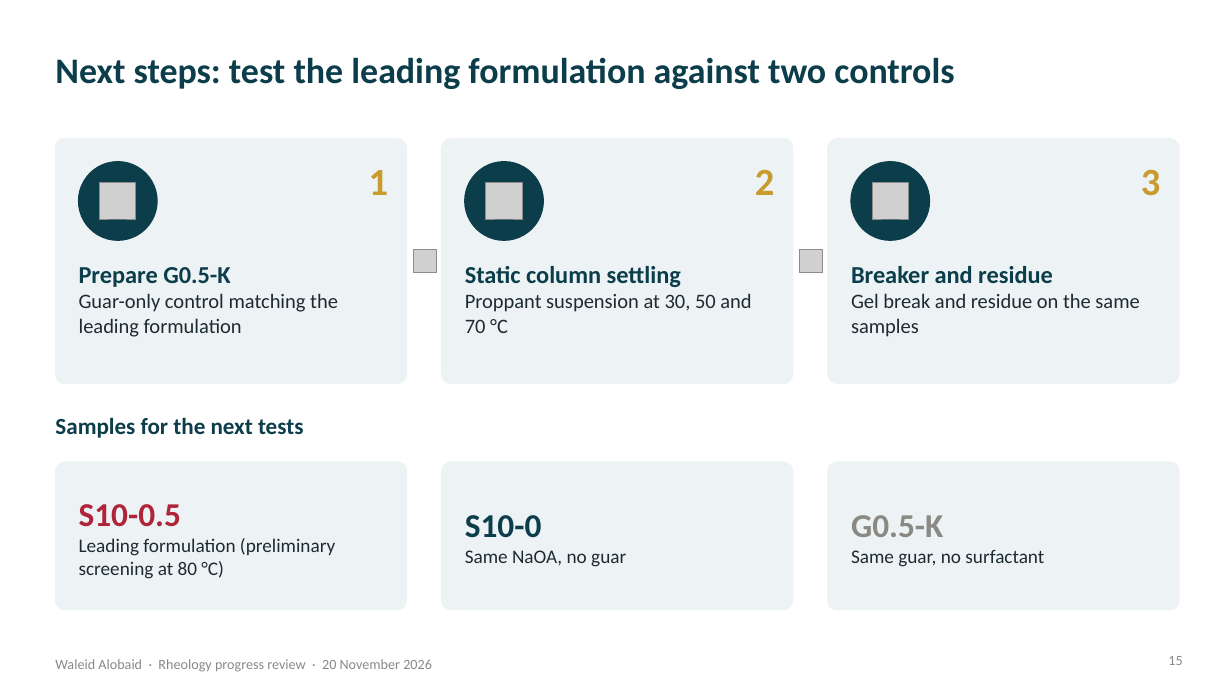
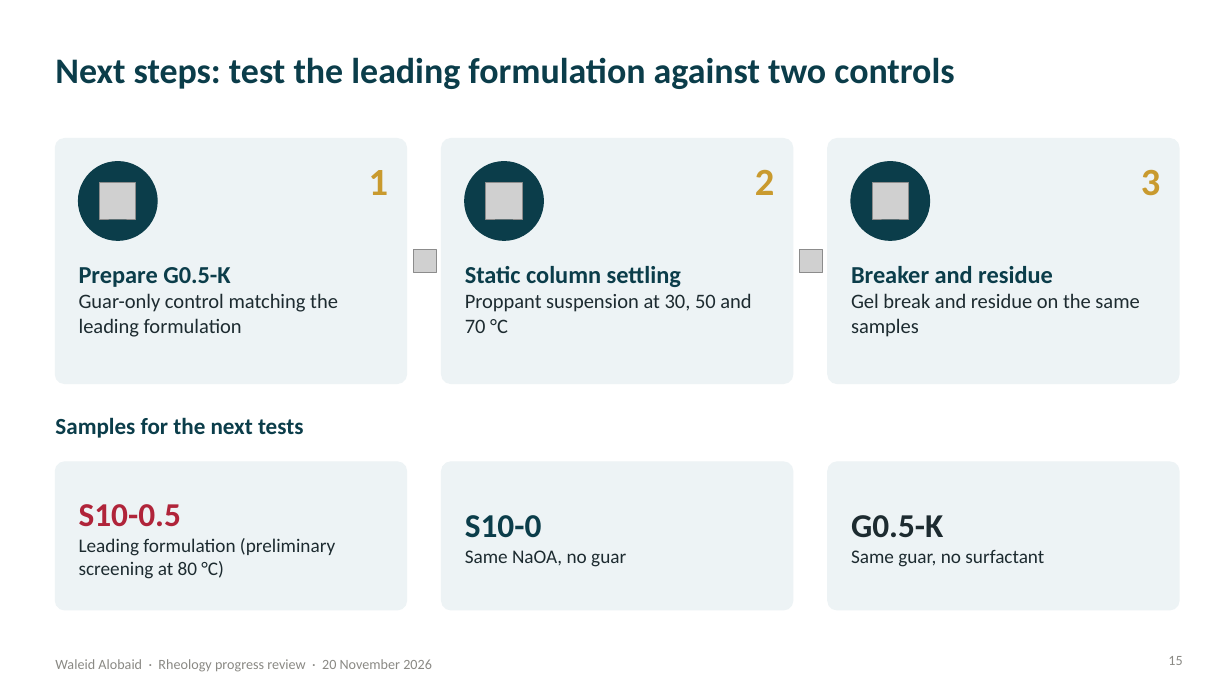
Before and after one commit to 25im0024-lab/waled, a slide deck: slide 15 of reports/rheology-2026-11/presentation/Rheology_Progress_Presentation_2026-11-20.pptx. Drawn at 1232x693 pixels with LibreOffice and Linux fonts; fonts in the diff are those of the drawing; grey boxes stand for pictures. Boxes give left, top, right and bottom in pixels: in the first picture for what was removed or moved away, otherwise in the second. Text is boxed around its words. In the diff, an @@ line names an element or a change of style, - is before the commit and + after.

```diff
--- a/reports/rheology-2026-11/presentation/Rheology_Progress_Presentation_2026-11-20.pptx
+++ b/reports/rheology-2026-11/presentation/Rheology_Progress_Presentation_2026-11-20.pptx
@@ text at <box>851,515,943,538</box>: text colour #8A8984 to #1D2B30 in "G0.5-K" @@
```
Also in this commit, not shown: 4 other slides changed, 3 other files.
